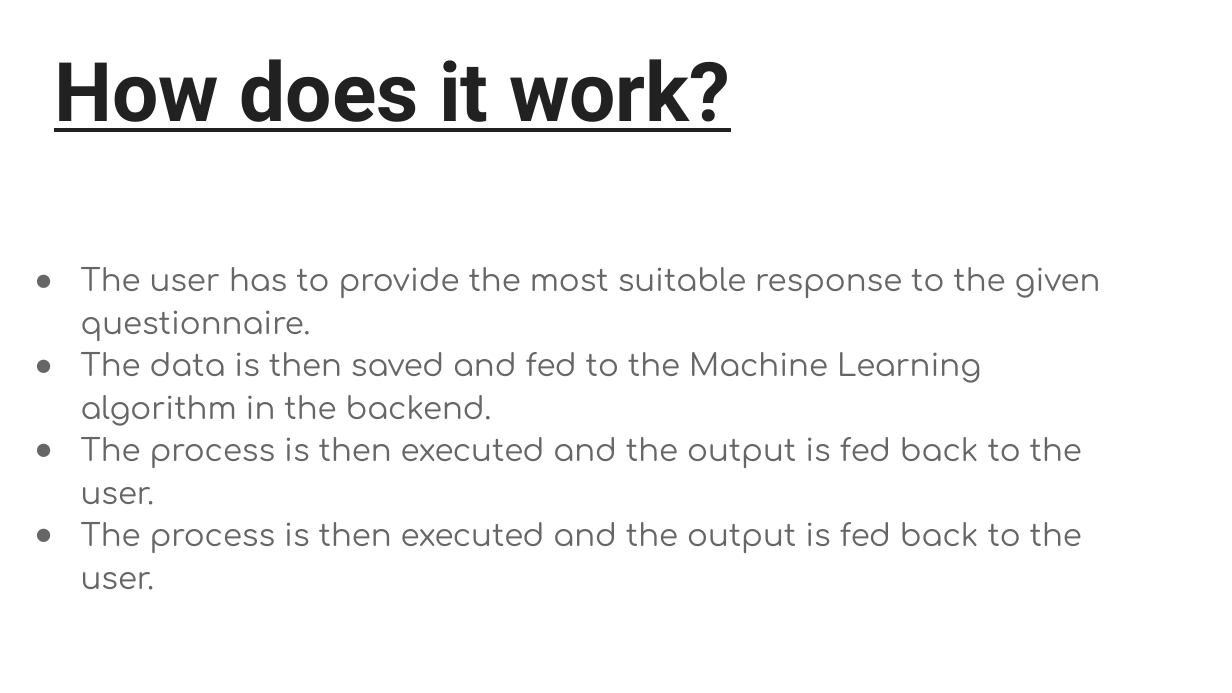
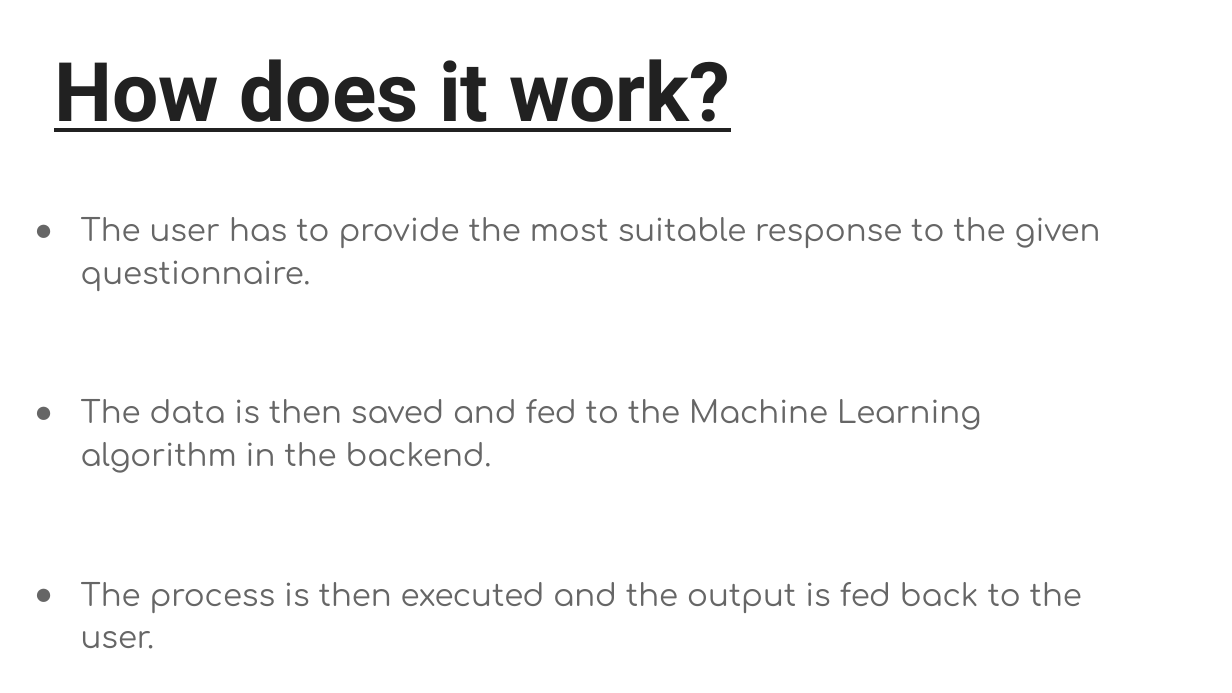
Before and after one commit to anurag2996/WreckTrek-HackNSUT, a slide deck: slide 4 of Team Wrecktrek.pptx. Drawn at 1232x693 pixels with LibreOffice and Linux fonts; fonts in the diff are those of the drawing; background and template pictures are left out. Boxes give left, top, right and bottom in pixels: in the first picture for what was removed or moved away, otherwise in the second. Text is boxed around its words. In the diff, an @@ line names an element or a change of style, - is before the commit and + after.

Commit message:
PPT

```diff
--- a/Team Wrecktrek.pptx
+++ b/Team Wrecktrek.pptx
@@ text "The user has to provide ..." moved from (x1=81, y1=267, x2=1101, y2=590) to (x1=81, y1=217, x2=1101, y2=649) @@
@@ text at (x1=81, y1=399, x2=1082, y2=649): more space between paragraphs @@
@@ text at (x1=81, y1=522, x2=1082, y2=590): paragraph removed @@
-● The process is then executed and the output is fed back to the user.
```
Also in this commit, not shown: 3 other slides changed.
